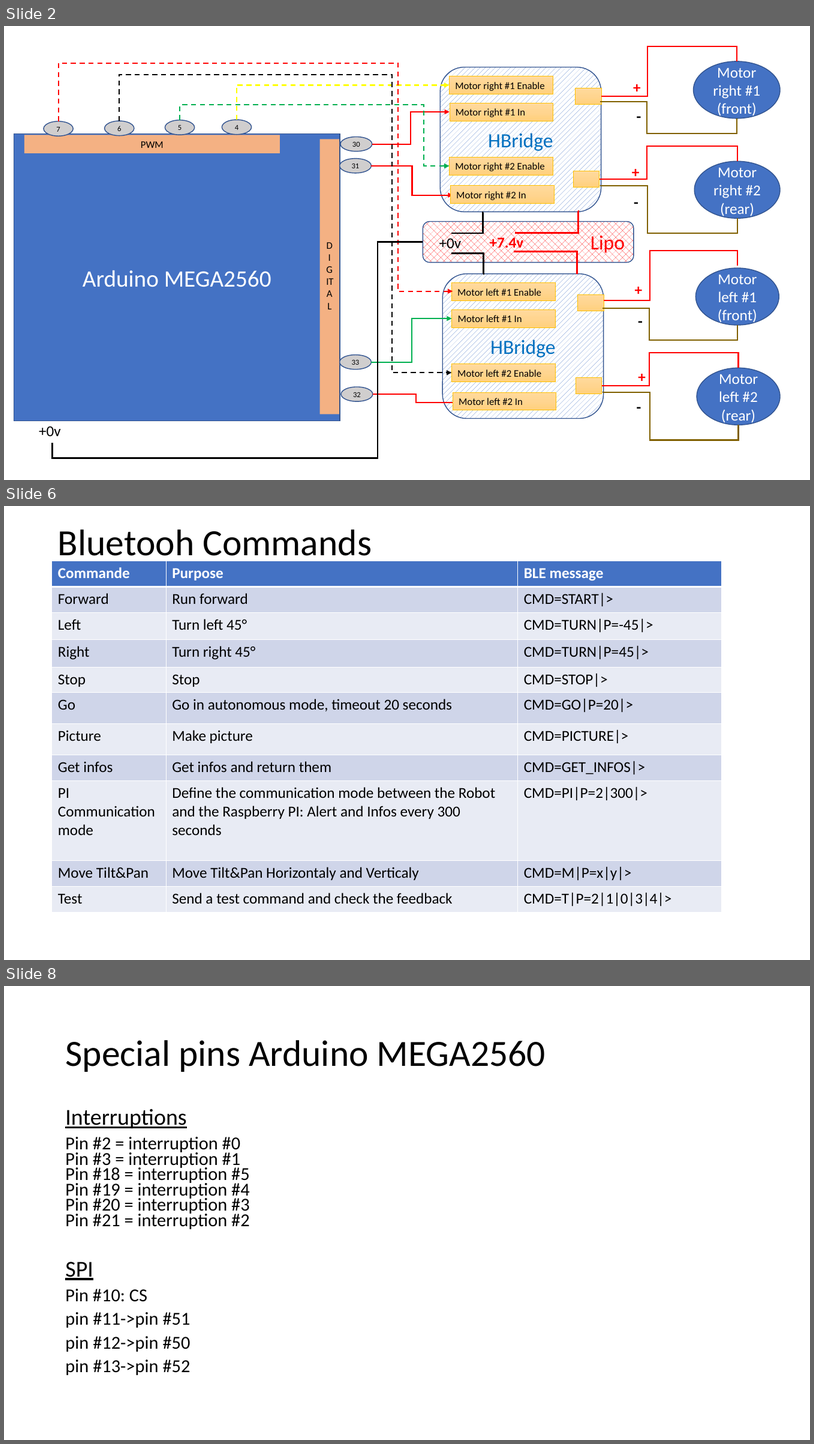
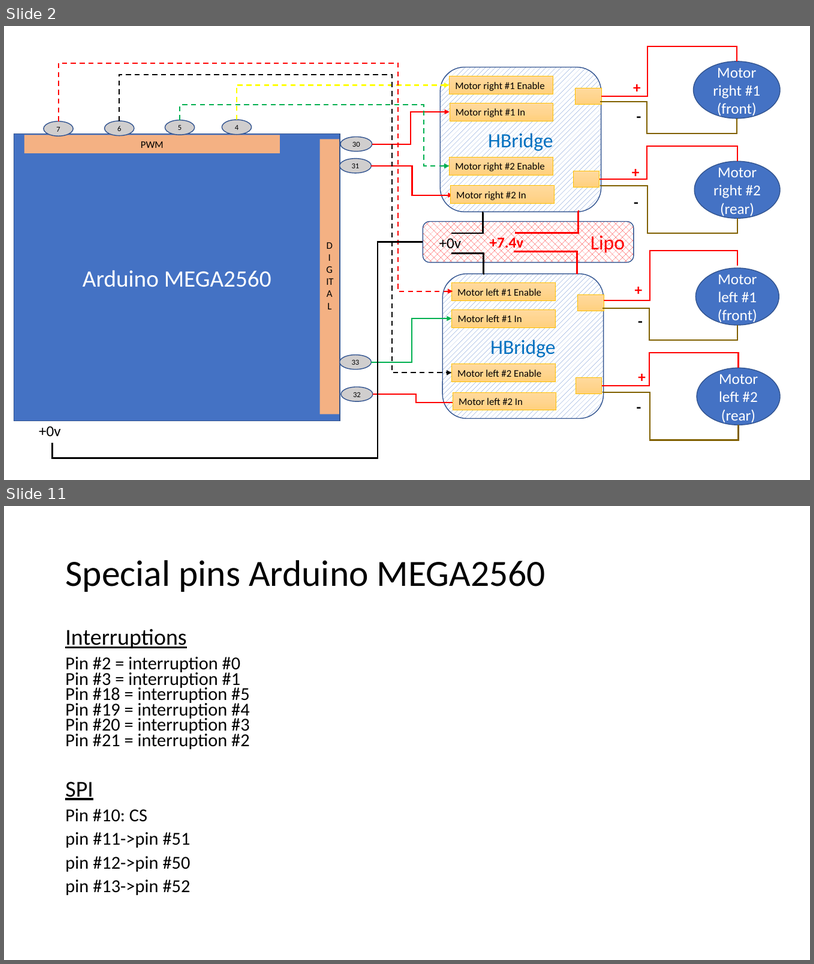
Before and after one commit to RobotEdh/RobotMicroControl, a slide deck: libraries/Diagramm Drone.pptx. Shown one above the other, each under a label of ours: slides 2, 6 and 8 before the commit, slides 2 and 11 after it; the slides between them are not shown. The pictures are 814x1444 and 814x964 pixels, drawn with LibreOffice and Linux fonts; fonts in the diff are those of the drawing. Boxes give left, top, right and bottom in pixels: in the first picture for what was removed or moved away, otherwise in the second. Text is boxed around its words. In the diff, an @@ line names an element or a change of style, - is before the commit and + after.

```diff
--- a/libraries/Diagramm Drone.pptx
+++ b/libraries/Diagramm Drone.pptx
@@ slide 6 removed at (4, 506, 810, 960), background #FFFFFF @@
@@ title removed at (58, 529, 372, 564) @@
-Bluetooh Commands
@@ table removed at (52, 561, 722, 911), 11 rows, 3 columns @@
-Commande | Purpose | BLE message
-Forward | Run forward | CMD=START|>
-Left | Turn left 45° | CMD=TURN|P=-45|>
-Right | Turn right 45° | CMD=TURN|P=45|>
-Stop | Stop | CMD=STOP|>
-Go | Go in autonomous mode, timeout 20 seconds | CMD=GO|P=20|>
-Picture | Make picture | CMD=PICTURE|>
-Get infos | Get infos and return them | CMD=GET_INFOS|>
-PI Communication mode | Define the communication mode between the Robot and the Raspberry PI: Alert and Infos every 300 seconds | CMD=PI|P=2|300|>
-Move Tilt&Pan | Move Tilt&Pan Horizontaly and Verticaly | CMD=M|P=x|y|>
-Test | Send a test command and check the feedback | CMD=T|P=2|1|0|3|4|>
@@ what was slide 8 is now slide 11 @@
```
Also in this commit, not shown: 6 slides changed, 1 slide added, 2 other slides removed.
